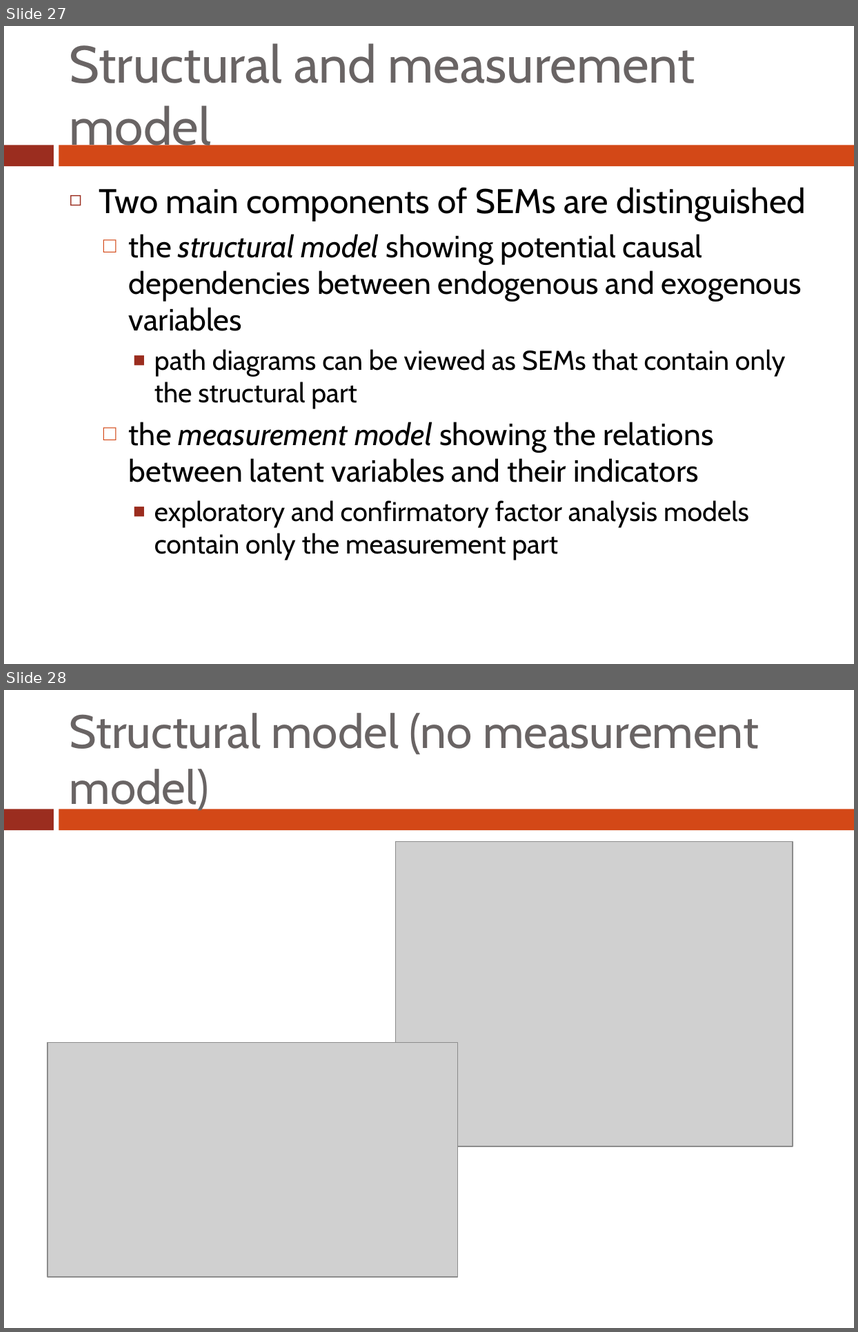
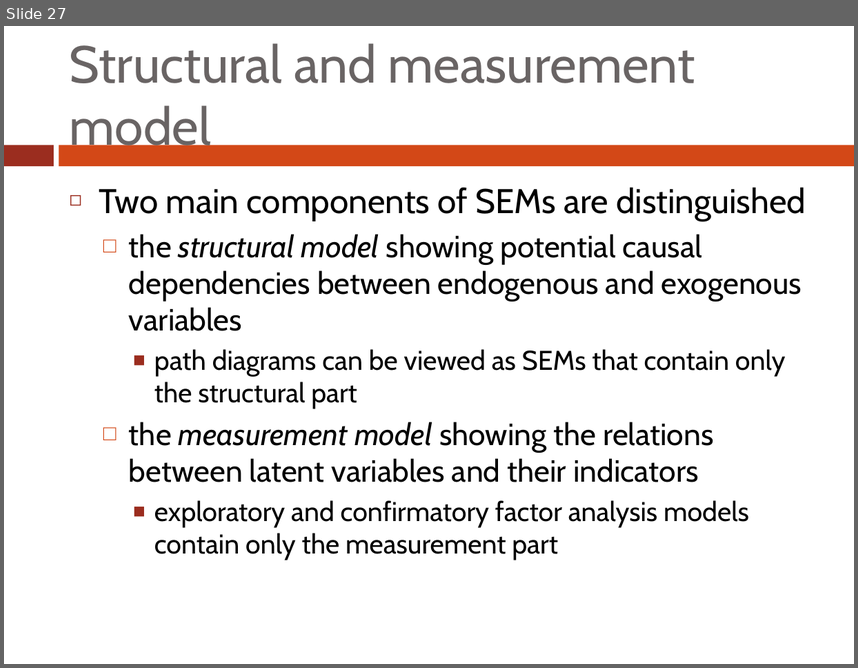
Before and after one commit to marjoleinF/LVMbasic, a slide deck: 01_intro/LVM session 1.pptx. Shown one above the other, each under a label of ours: slides 27 and 28 before the commit, slide 27 after it. The pictures are 858x1332 and 858x668 pixels, drawn with LibreOffice and Linux fonts; fonts in the diff are those of the drawing; grey boxes stand for pictures. Boxes give left, top, right and bottom in pixels: in the first picture for what was removed or moved away, otherwise in the second. Text is boxed around its words. In the diff, an @@ line names an element or a change of style, - is before the commit and + after.

```diff
--- a/01_intro/LVM session 1.pptx
+++ b/01_intro/LVM session 1.pptx
@@ slide 28 removed at <box>4,690,854,1328</box>, background #FFFFFF; not listed: 2 template elements that a slide beside it also shows @@
@@ title removed at <box>70,713,759,814</box> @@
-Structural model (no measurement model)
@@ picture removed at <box>396,841,793,1147</box> @@
@@ picture removed at <box>47,1042,458,1276</box> @@
```
Also in this commit, not shown: 3 slides changed, 5 other files.
